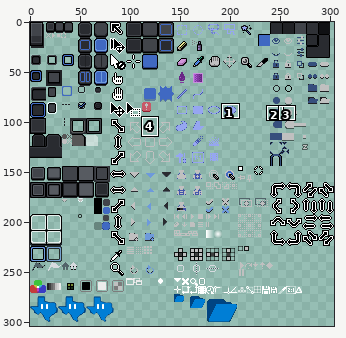
Sprite sheet -- data/extensions/aseprite-theme/sheet.png. The picture above shows the old version from afar; the outline marks the close-up.
Close-up. Old version:
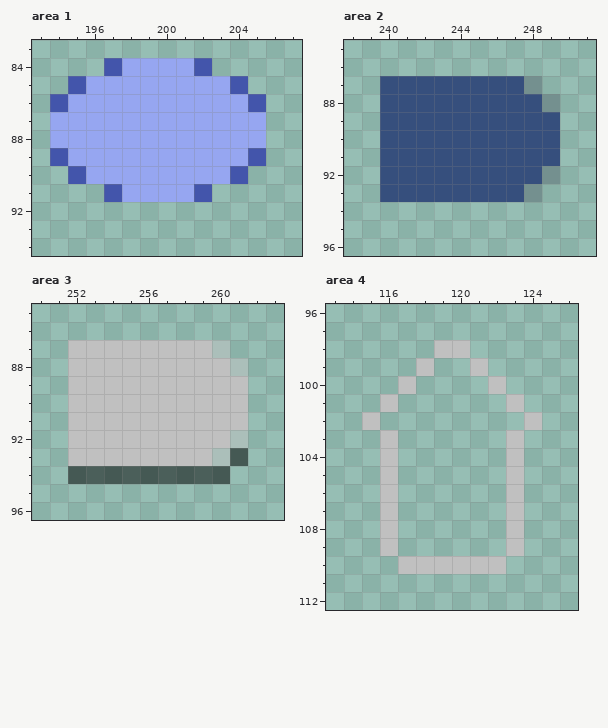
The file is 304x304 pixels. Pixels under 10% opacity are left out. Colours within 5 levels of each other are drawn and written as one. Shown: area 1: x 193..207, y 83..94; area 2: x 238..251, y 85..96; area 3: x 250..263, y 85..96; area 4: x 113..126, y 96..112. The commit also changed other parts of the picture, which this record leaves out.
After:
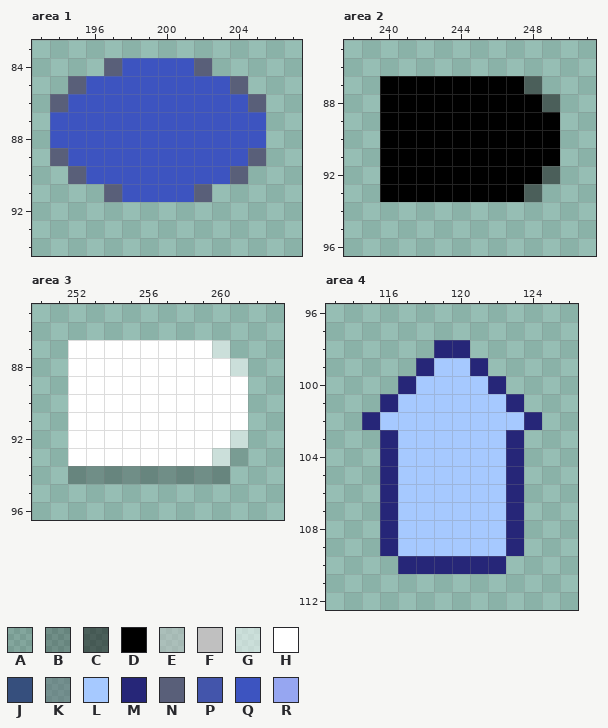
Palette (. is transparent): A #00000020  B #00000040  C #00000080  D #000000  E #c0c0c080  F #c0c0c0  G #ffffff80  H #ffffff  J #364f7d  K #52636a80  L #a6c9ff  M #262678  N #595f79  P #4355ab  Q #3d54c0  R #96a6f1
Changes in this commit:
Changed rows in their new state; - is an unchanged pixel.
Area 1:
first column x 194:
84 ---NQQQQN---
85 -NQQQQQQQQN-
86 NQQQQQQQQQQN
87 QQQQQQQQQQQQ
88 QQQQQQQQQQQQ
89 NQQQQQQQQQQN
90 -NQQQQQQQQN-
91 ---NQQQQN---
Area 2:
first column x 240:
87 DDDDDDDDC-
88 DDDDDDDDDC
89 DDDDDDDDDD
90 DDDDDDDDDD
91 DDDDDDDDDD
92 DDDDDDDDDC
93 DDDDDDDDC-
Area 3:
first column x 252:
87 HHHHHHHHG-
88 HHHHHHHHHG
89 HHHHHHHHHH
90 HHHHHHHHHH
91 HHHHHHHHHH
92 HHHHHHHHHG
93 HHHHHHHHGA
94 BBBBBBBBB-
Area 4:
first column x 115:
 98 ----MM----
 99 ---MLLM---
100 --MLLLLM--
101 -MLLLLLLM-
102 MLLLLLLLLM
103 -MLLLLLLM-
104 -MLLLLLLM-
105 -MLLLLLLM-
106 -MLLLLLLM-
107 -MLLLLLLM-
108 -MLLLLLLM-
109 -MLLLLLLM-
110 --MMMMMM--
